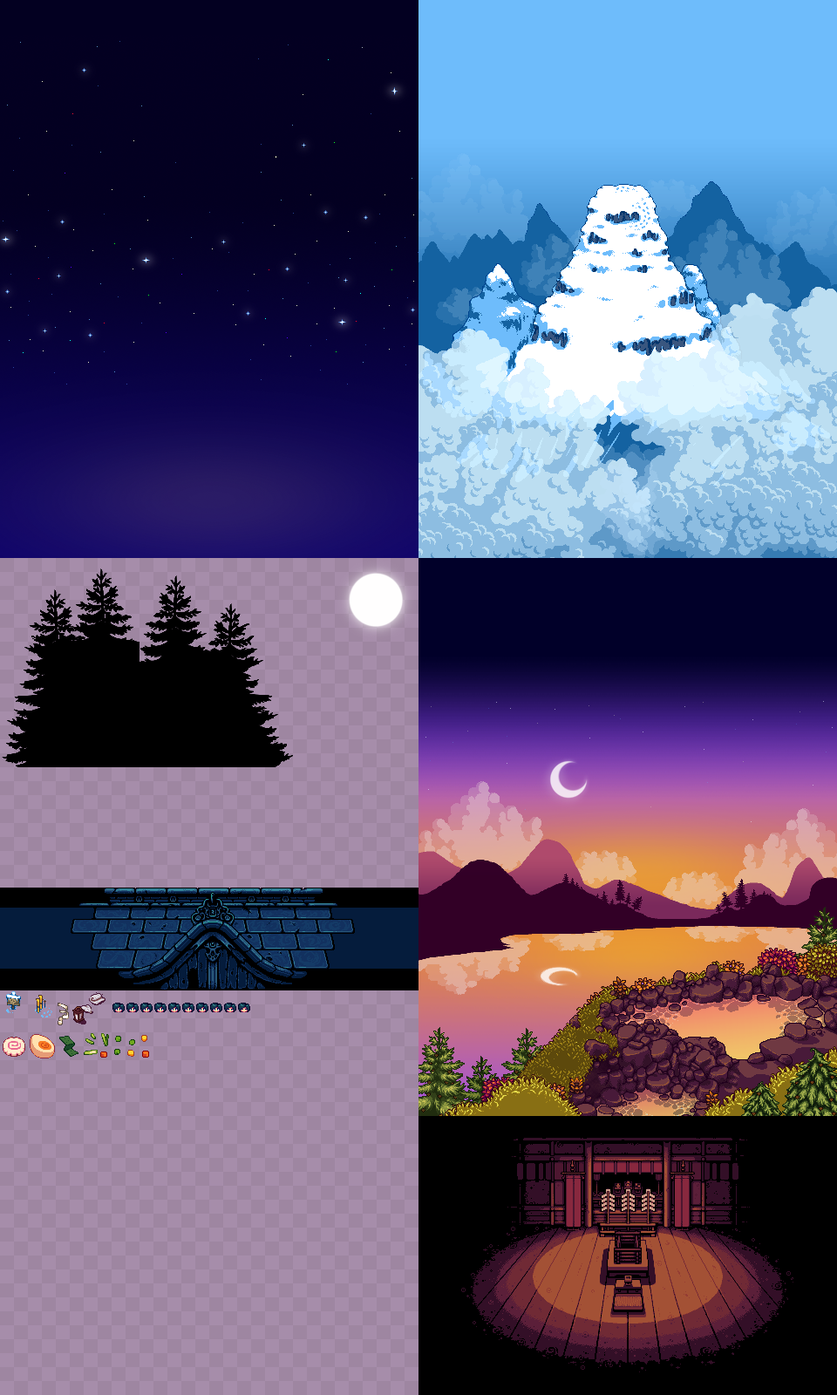
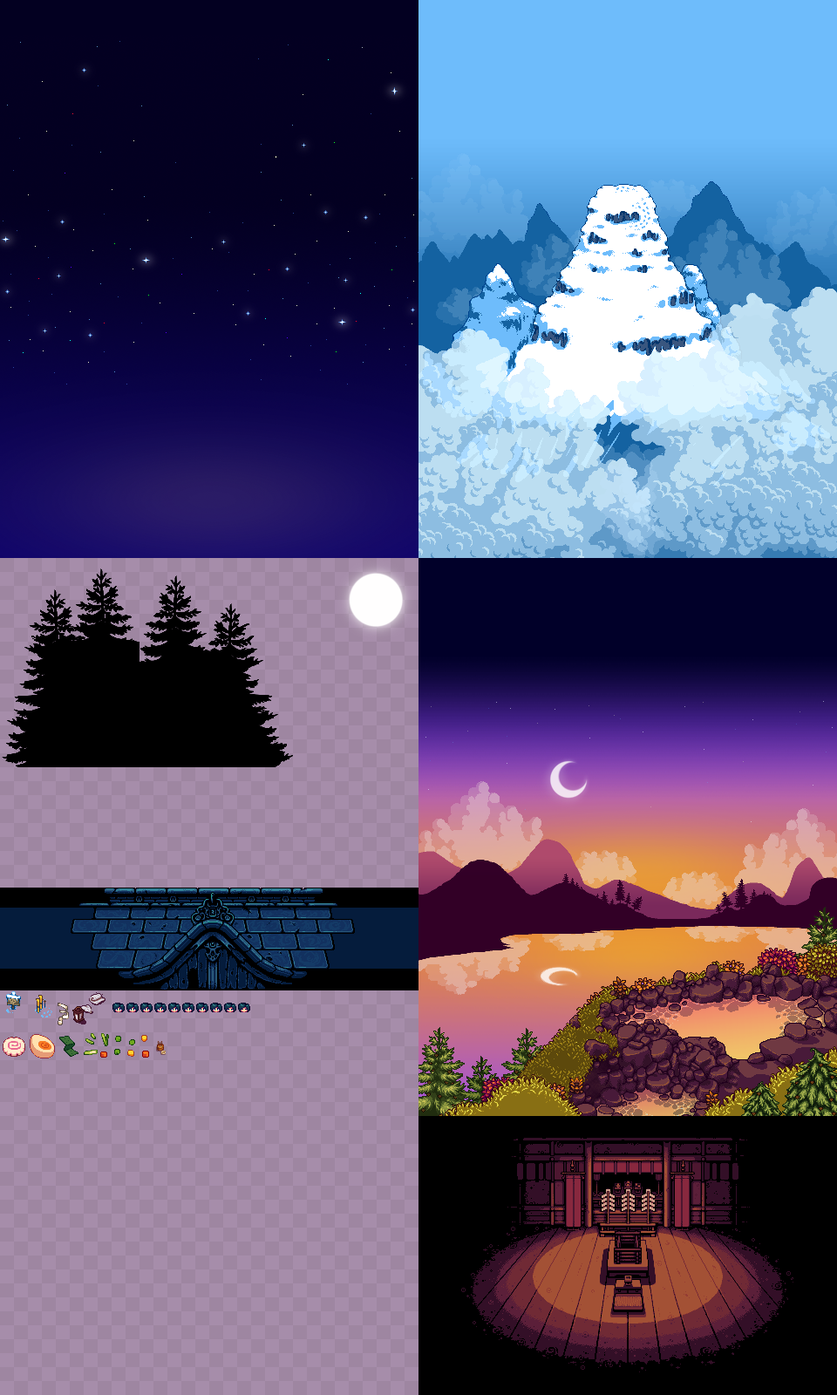
Two versions of the same layered image (837x1395). Layer-by-layer changes:
added layer "Layer 61" in group "ramen" over (x1=156, y1=1041, x2=166, y2=1056)
